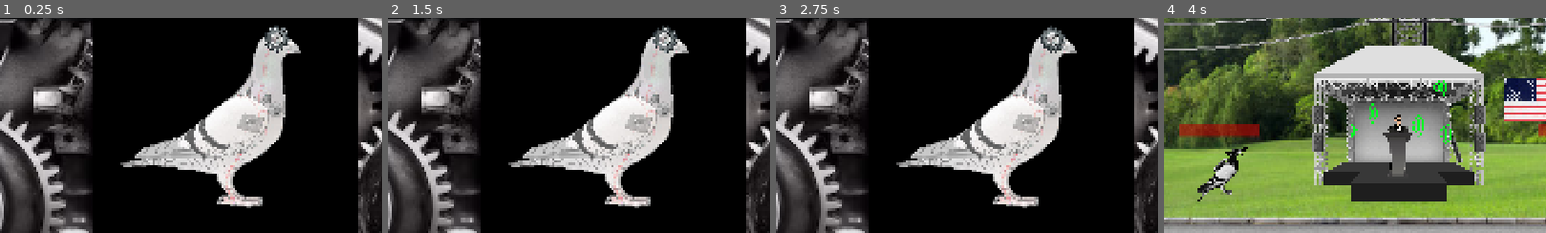
Above: before the commit, frames 1-4 (left to right).
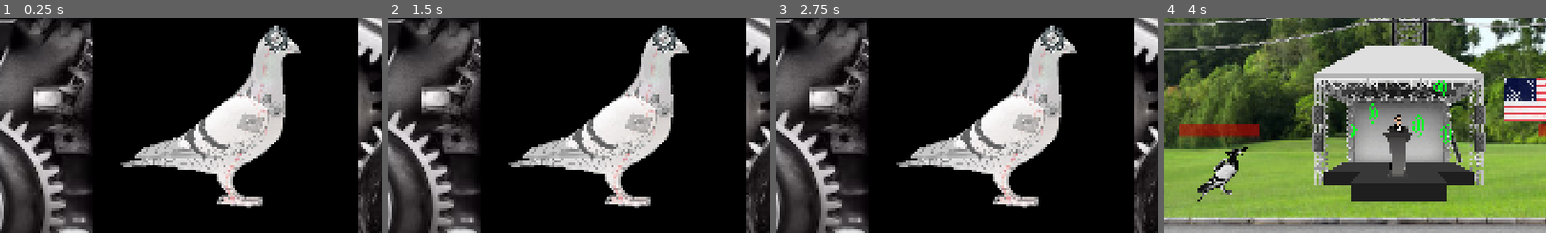
Above: after the commit, the same moments.

Repository: SteakSalkin/uol.gamejam12
Game: Godot game, scene res://loading_screen.tscn
The game is run twice, just before and just after one commit, with the same random seed, the same clock (stepped at 60 frames per second) and the same inputs.
Inputs:
- Up to frame 1 (0.25 s): no input
- Up to frame 2 (1.5 s): tap Enter (ui_accept) at 0.5, 0.77, 1.25 s; hold D (player1right) from 0.53 s (still down); tap Shift (player1attack) at 0.6 s; tap E (player2attack) at 1.35 s
- Up to frame 3 (2.75 s): tap Enter (ui_accept) at 1.52, 2 s; release D (player1right) at 2.03 s; hold A (player1left) from 2.03 s (still down); tap Down (player2down) at 2.1 s
- Up to frame 4 (4 s): tap Enter (ui_accept) at 2.75, 3.02, 3.5, 3.77 s; release A (player1left) at 2.78 s; hold D (player1right) from 2.78 s (still down); tap Left (player2left) at 2.85 s; tap Right (player2right) at 3.6 s
The pictures show only the part of the screen within x 19-69%, y 26-76%; the shares and areas given below are measured in that part.

The runs differ from the first frame. In frame 1, 0.2% of the frame differs, in the area x 69-76%, y 3-17%; in frame 2, 0.4%; in frame 3, 0.4%; in frame 4, nothing differs.
Error after the commit: Attempt to call function 'rotate' in base 'null instance' on a null instance. (res://loading_screen.gd:11)

Commit message:
Startbildschirmzeit Update

Diff:
--- a/loading_screen.gd
+++ b/loading_screen.gd
@@ -8,7 +8,7 @@
 
 # Called every frame. 'delta' is the elapsed time since the previous frame.
 func _process(delta: float) -> void:
-	$ Path2D/PathFollow2D/Zahnrad.rotate( 2 * delta)
+	$Path2D/PathFollow2D/Taubenbild/Zahnrad.rotate( 2 * delta)
 
 
 func _on_timer_timeout() -> void:
